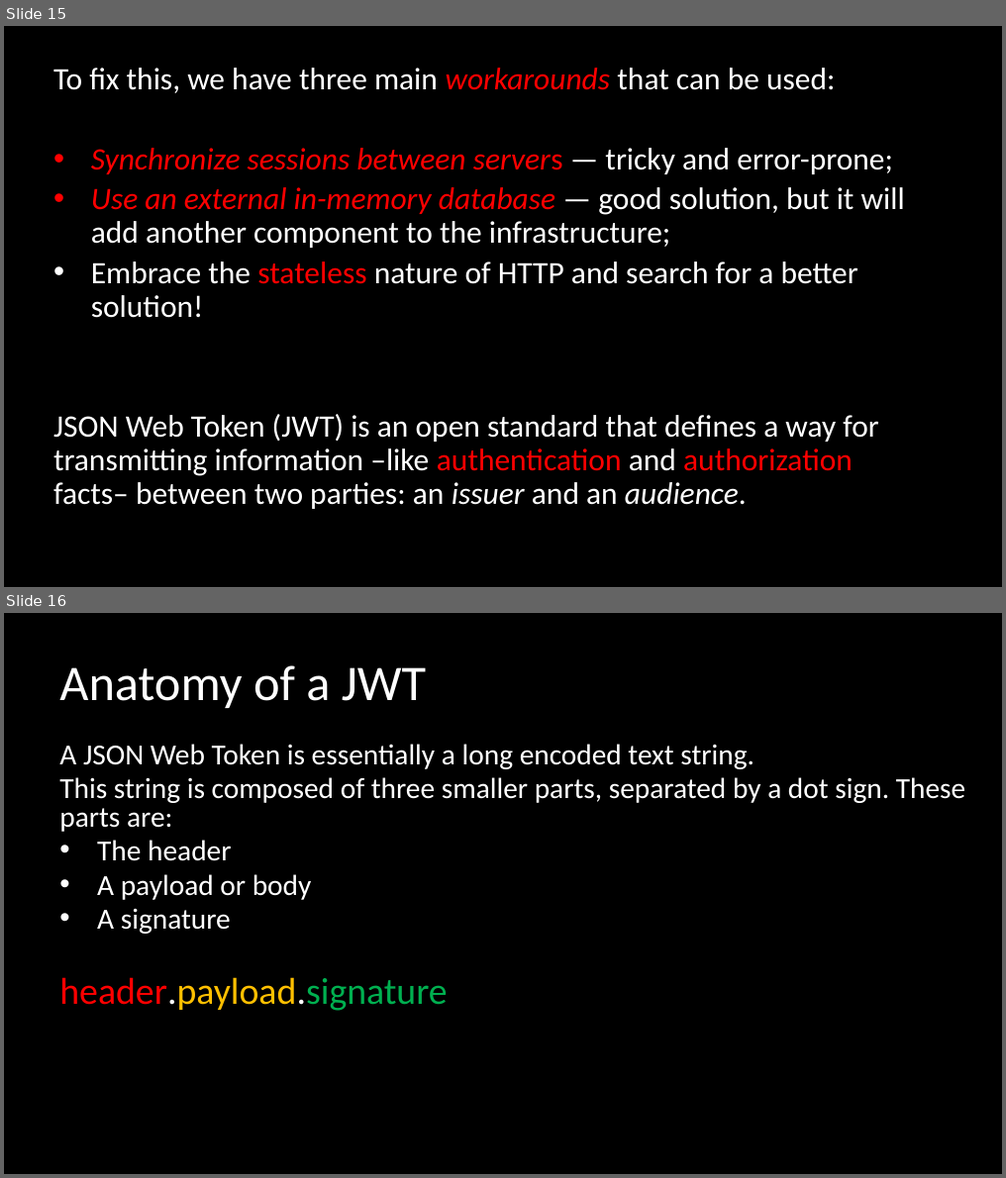
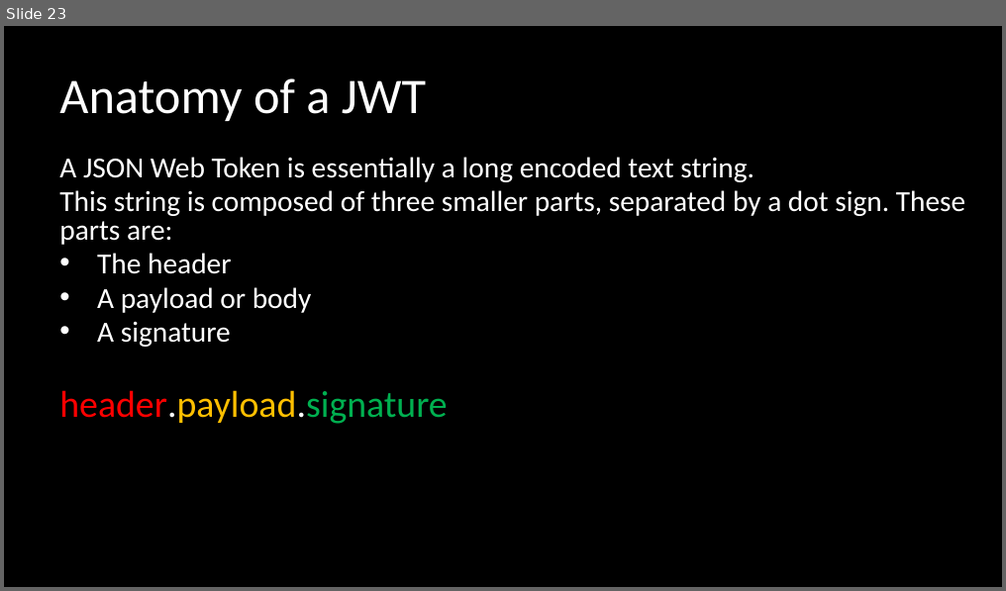
Before and after one commit to asafnaory/nestjs-course, a slide deck: presentations/lecture_jwt.pptx. Shown one above the other, each under a label of ours: slides 15 and 16 before the commit, slide 23 after it. The pictures are 1006x1178 and 1006x591 pixels, drawn with LibreOffice and Linux fonts; fonts in the diff are those of the drawing. Boxes give left, top, right and bottom in pixels: in the first picture for what was removed or moved away, otherwise in the second. Text is boxed around its words. In the diff, an @@ line names an element or a change of style, - is before the commit and + after.

```diff
--- a/presentations/lecture_jwt.pptx
+++ b/presentations/lecture_jwt.pptx
@@ slide 15 removed at <box>4,26,1002,587</box>, background #000000 @@
@@ text removed at <box>54,68,905,509</box> @@
-To fix this, we have three main workarounds that can be used:
-• Synchronize sessions between servers — tricky and error-prone;
-• Use an external in-memory database — good solution, but it will add another component to the infrastructure;
-• Embrace the stateless nature of HTTP and search for a better solution!
-JSON Web Token (JWT) is an open standard that defines a way for transmitting information –like authentication and authorization facts– between two parties: an issuer and an audience.
@@ what was slide 16 is now slide 23 @@
```
Also in this commit, not shown: 3 slides changed, 11 slides added, 2 other slides removed, 2 other files.
